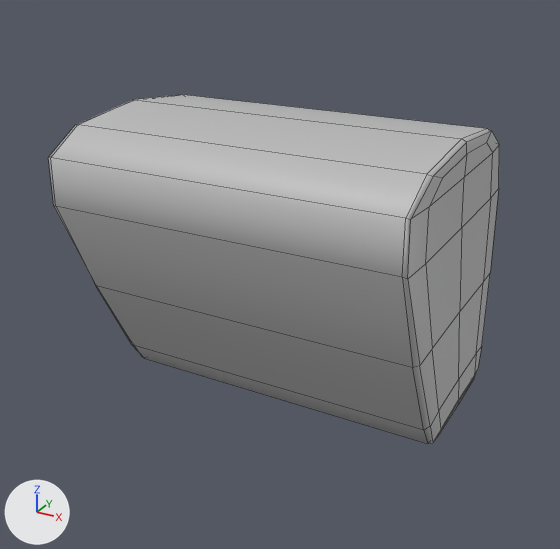
The FBX model Team-07-Windchime-PROTOTYPE/Assets/Models/Ship/Bench.fbx as it was, and as the next commit left it.
Before and after are seen from a 50 mm camera at (0.977, -1.901, 1.288) aimed at (-0.026, -0.076, 0.376). Every picture has the same lights, and +X, +Y and +Z are marked at lower left. Mesh edges are drawn as thin lines.

In view in the first picture: 'Bench'.
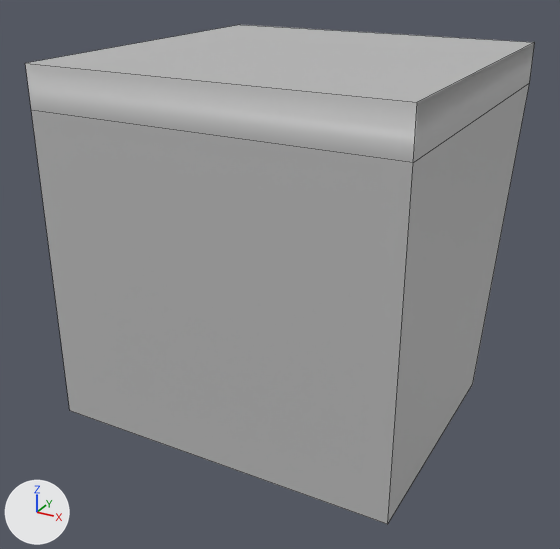
What changed in the scene script:
```text
Change me_mesh:
    used by ob_bench; parent = ob_lp; location = (0.0, 0.0, -30.0); rotation_euler = (0.0, 3.142, 0.0), in degrees (0, 180, 0)
    remove me_mesh.from_pydata(...)  # 106 vertices, 104 faces; spans x -49.9..50.1, y 0.2..84.9, z -77.4..-0.2
    add me_mesh.from_pydata(...)  # 12 vertices, 10 faces; spans x -50.0..50.0, y 0.0..100.0, z -50.0..50.0
    me_mesh part 1: the whole mesh is rebuilt
Change ob_bench:
    ob_bench.rotation_euler: (0.0, 3.142, 0.0) -> (0.0, 0.0, 0.0)  # degrees (0, 180, 0) -> degrees (0, 0, 0)
    ob_bench.location: (0.0, 0.0, -30.0) -> (-0.0668, 0.0, 0.0)
```

Where the change shows, as pixel boxes [x1, y1, x2, y2] in the pictures (560 x 549 px):
'Bench', reshaped, moved, turned: before [48, 95, 499, 444]; after [25, 25, 535, 524]
